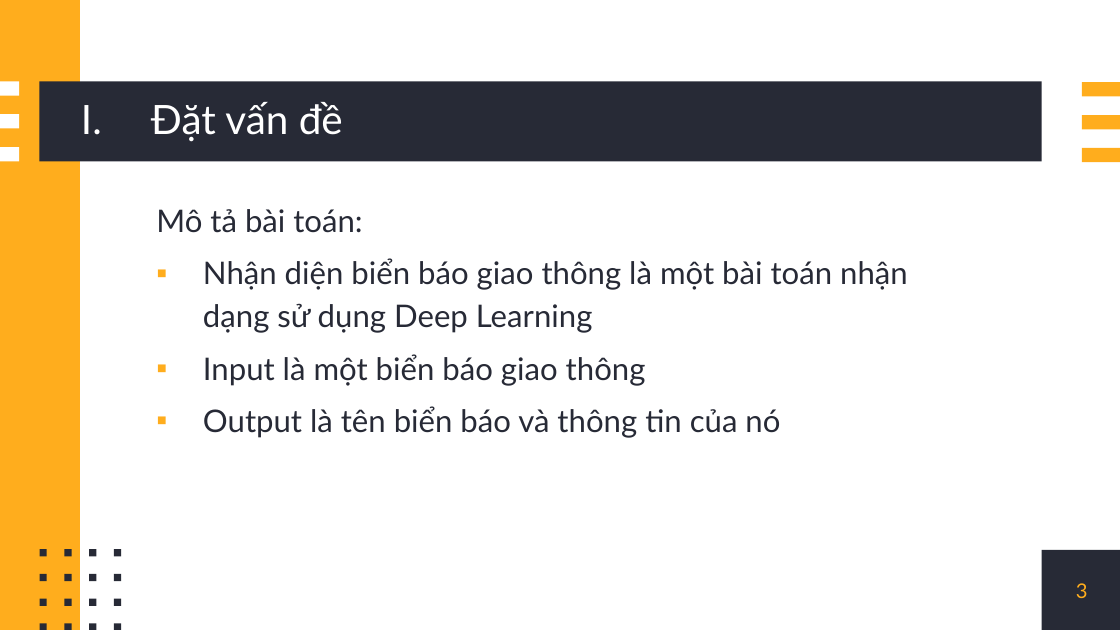
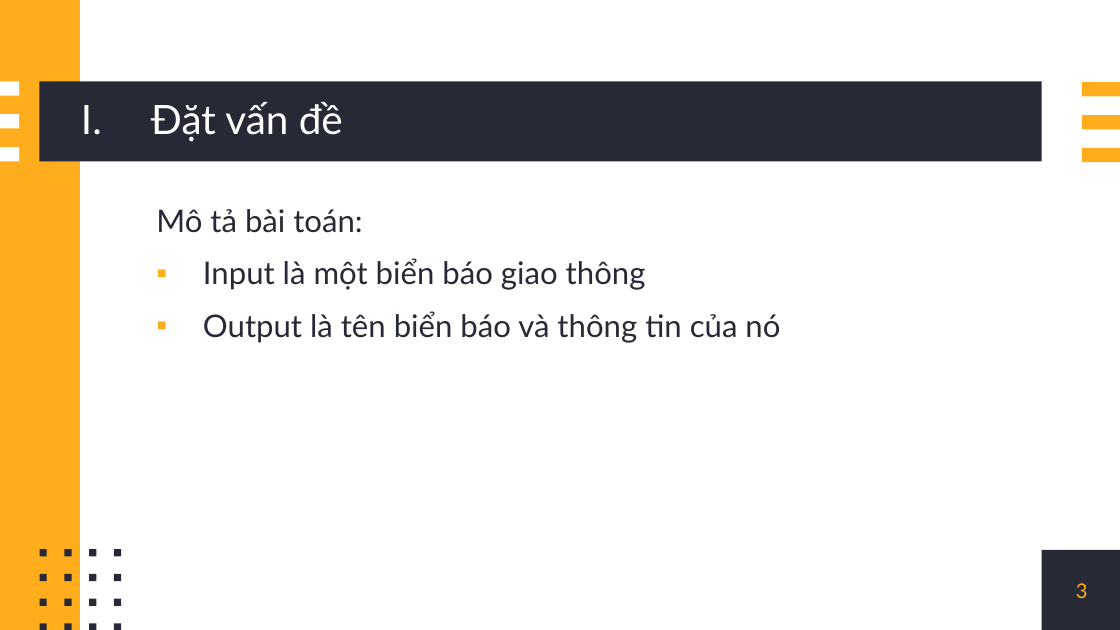
Before and after one commit to TruongNhat1759/Traffic-Sign-Recognition, a slide deck: slide 3 of Slide.pptx. Drawn at 1120x630 pixels with LibreOffice and Linux fonts; fonts in the diff are those of the drawing. Boxes give left, top, right and bottom in pixels: in the first picture for what was removed or moved away, otherwise in the second. Text is boxed around its words. In the diff, an @@ line names an element or a change of style, - is before the commit and + after.

```diff
--- a/Slide.pptx
+++ b/Slide.pptx
@@ text at (203, 258, 908, 333): paragraph removed @@
-▪ Nhận diện biển báo giao thông là một bài toán nhận dạng sử dụng Deep Learning
```
Also in this commit, not shown: 1 other slide changed, 18 other files.
